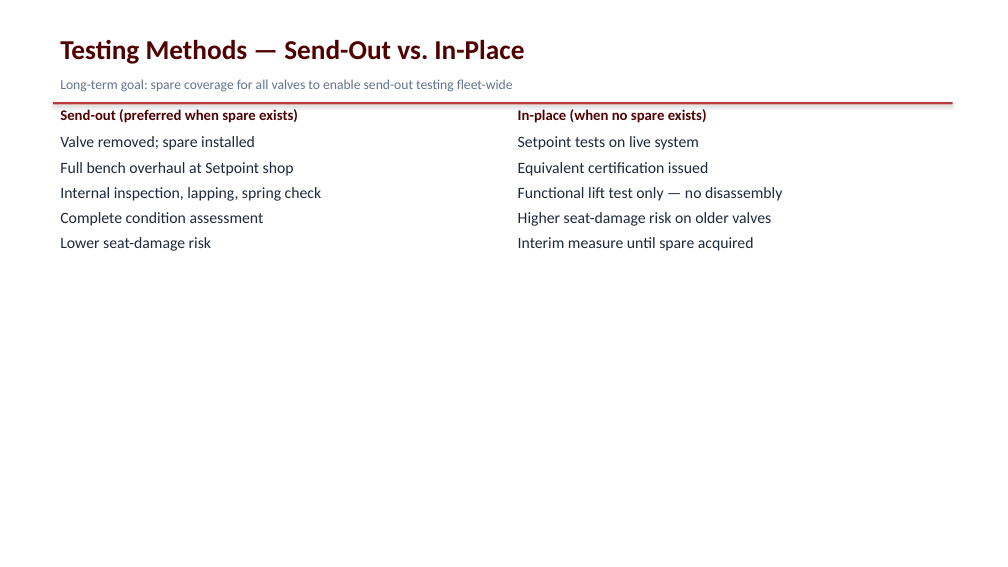
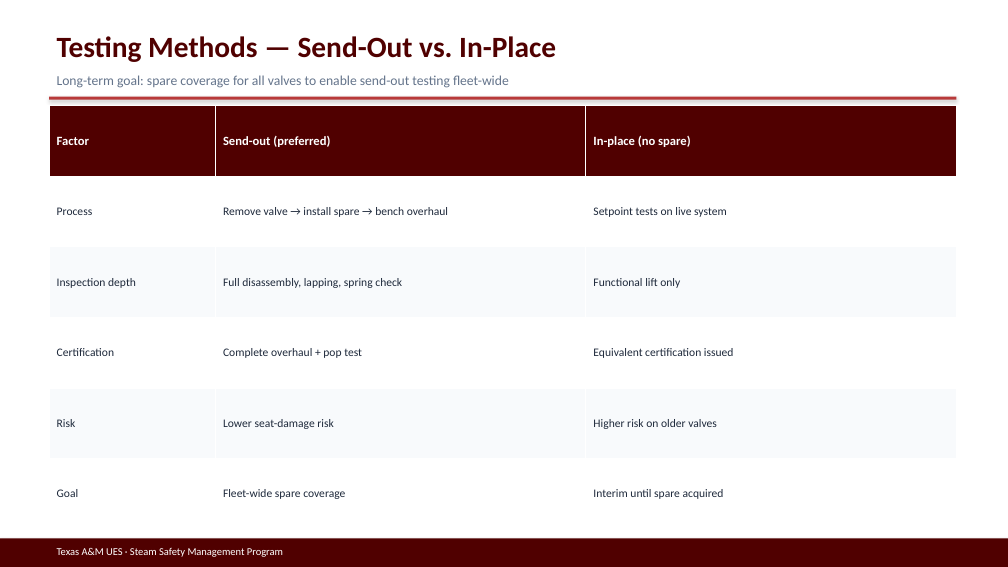
Before and after one commit to stavan12-a11y/PSV-Compliance-Tracking-Dashboard, a slide deck: slide 18 of docs/presentation/UES-Steam-Safety-Management-Program.pptx. Drawn at 1008x567 pixels with LibreOffice and Linux fonts; fonts in the diff are those of the drawing. Boxes give left, top, right and bottom in pixels: in the first picture for what was removed or moved away, otherwise in the second. Text is boxed around its words. In the diff, an @@ line names an element or a change of style, - is before the commit and + after.

```diff
--- a/docs/presentation/UES-Steam-Safety-Management-Program.pptx
+++ b/docs/presentation/UES-Steam-Safety-Management-Program.pptx
@@ text "Testing Methods — Send-Out vs. ..." at (57,36,556,62): size 26 to 28 pt @@
@@ text "Long-term goal: spare coverage for ...": place and size @@
-text "Long-term goal: spare coverage for ..." at (60,79,513,92)
+text "Long-term goal: spare coverage for ..." at (57,75,509,88)
@@ rectangle: place and size @@
-rectangle at (53,102,953,104)
+rectangle at (49,97,957,100)
@@ table added at (49,106,957,529), 6 rows, 3 columns @@
+Factor | Send-out (preferred) | In-place (no spare)
+Process | Remove valve → install spare → bench overhaul | Setpoint tests on live system
+Inspection depth | Full disassembly, lapping, spring check | Functional lift only
+Certification | Complete overhaul + pop test | Equivalent certification issued
+Risk | Lower seat-damage risk | Higher risk on older valves
+Goal | Fleet-wide spare coverage | Interim until spare acquired
@@ text removed at (60,109,298,123) @@
-Send-out (preferred when spare exists)
@@ text removed at (518,109,707,123) @@
-In-place (when no spare exists)
@@ text removed at (60,136,322,251) @@
-Valve removed; spare installed
-Full bench overhaul at Setpoint shop
-Internal inspection, lapping, spring check
-Complete condition assessment
-Lower seat-damage risk
@@ text removed at (518,136,782,251) @@
-Setpoint tests on live system
-Equivalent certification issued
-Functional lift test only — no disassembly
-Higher seat-damage risk on older valves
-Interim measure until spare acquired
@@ rectangle added at (0,538,1008,567), fill #500000 @@
@@ text added at (57,548,283,557), 10 pt, text #FFFFFF @@
+Texas A&M UES · Steam Safety Management Program
```
Also in this commit, not shown: 16 other slides changed, 9 slides added, 9 slides removed, 5 other files.
